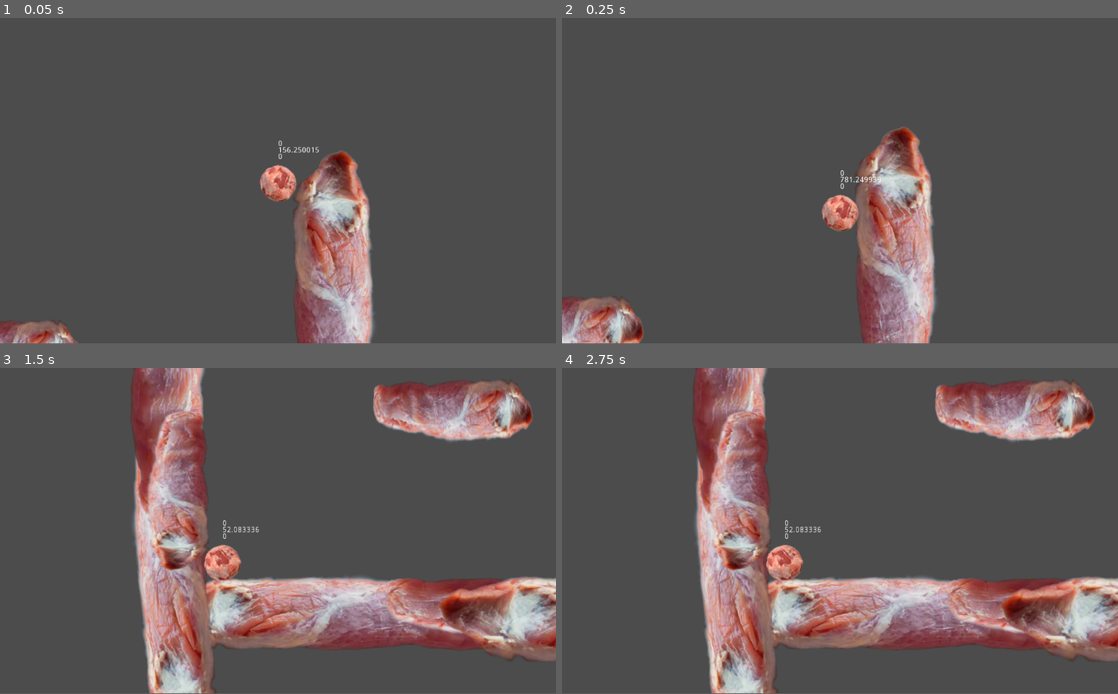
Above: before the commit, frames 1-4 (two rows, left to right).
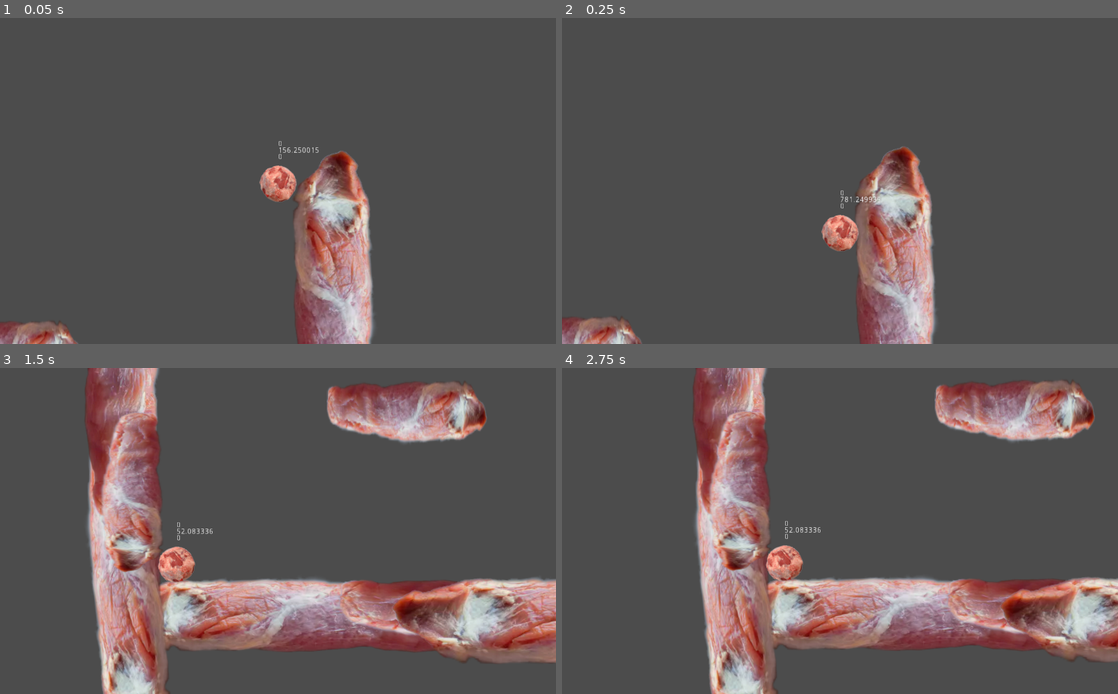
Above: after the commit, the same moments.

Repository: NanjaMonja/Ball
Game: Godot game, scene res://Main.tscn
Same seed, same stepped clock (60 frames per second), same inputs: the game is played once before the commit and once after it.
Inputs:
- Up to frame 1 (0.05 s): no input
- Up to frame 2 (0.25 s): no input
- Up to frame 3 (1.5 s): no input
- Up to frame 4 (2.75 s): no input
The window is 800x468 before the commit and 800x469 after it. Grey fills any space a smaller window leaves; there, only what the larger window draws over its background counts as a difference.

The runs differ from the first frame. In frame 1, 0.1% of the frame differs, in the area x 0-67%, y 37-100%; in frame 2, 8.3%; in frame 3, 37%, in the area x 15-100%, y 0-100%; in frame 4, 0.6%.

Commit message:
Camera smooth and scale

Diff:
--- a/Main.tscn
+++ b/Main.tscn
@@ -4,7 +4,7 @@
 [ext_resource path="res://level_gym.tscn" type="PackedScene" id=2]
 [ext_resource path="res://gameplay/player.tscn" type="PackedScene" id=3]
 
-[node name="Main" type="Node"]
+[node name="Main" type="Node" index="0"]
 
 script = ExtResource( 1 )
 
@@ -24,10 +24,10 @@
 limit_top = -10000000
 limit_right = 10000000
 limit_bottom = 10000000
-limit_smoothed = false
+limit_smoothed = true
 drag_margin_h_enabled = true
 drag_margin_v_enabled = true
-smoothing_enabled = false
+smoothing_enabled = true
 smoothing_speed = 5.0
 offset_v = 0.0
 offset_h = 0.0
--- a/gameplay/player.gd
+++ b/gameplay/player.gd
@@ -7,9 +7,9 @@
 const JUMP_DISTANCE = 400.0
 const HORIZONTAL_MAX_VELOCITY = 500.0
 
-const ACCELERATION = 2.0
-const DEACCELERATION = 1.5
-const DAMPENING = 0.5
+const ACCELERATION = 2.0 # Accelerating from player input
+const DEACCELERATION = 1.5 # Deaccelerating from player input
+const DAMPENING = 0.5 # No player input
 
 const IN_AIR_ACCELERATION = ACCELERATION * 0.5
 const IN_AIR_DEACCELERATION = DEACCELERATION * 0.5
--- a/level_gym.tscn
+++ b/level_gym.tscn
@@ -27,7 +27,7 @@
 custom_solver_bias = 0.0
 extents = Vector2( 10, 400 )
 
-[node name="Gym_Level" type="StaticBody2D" index="0"]
+[node name="Gym_Level" type="StaticBody2D"]
 
 input_pickable = false
 collision_layer = 1
--- a/project.godot
+++ b/project.godot
@@ -13,6 +13,11 @@
 config/name="Ball"
 run/main_scene="res://Main.tscn"
 config/icon="res://icon.png"
+
+[display]
+
+window/stretch/mode="2d"
+window/stretch/aspect="expand"
 
 [input]
 
